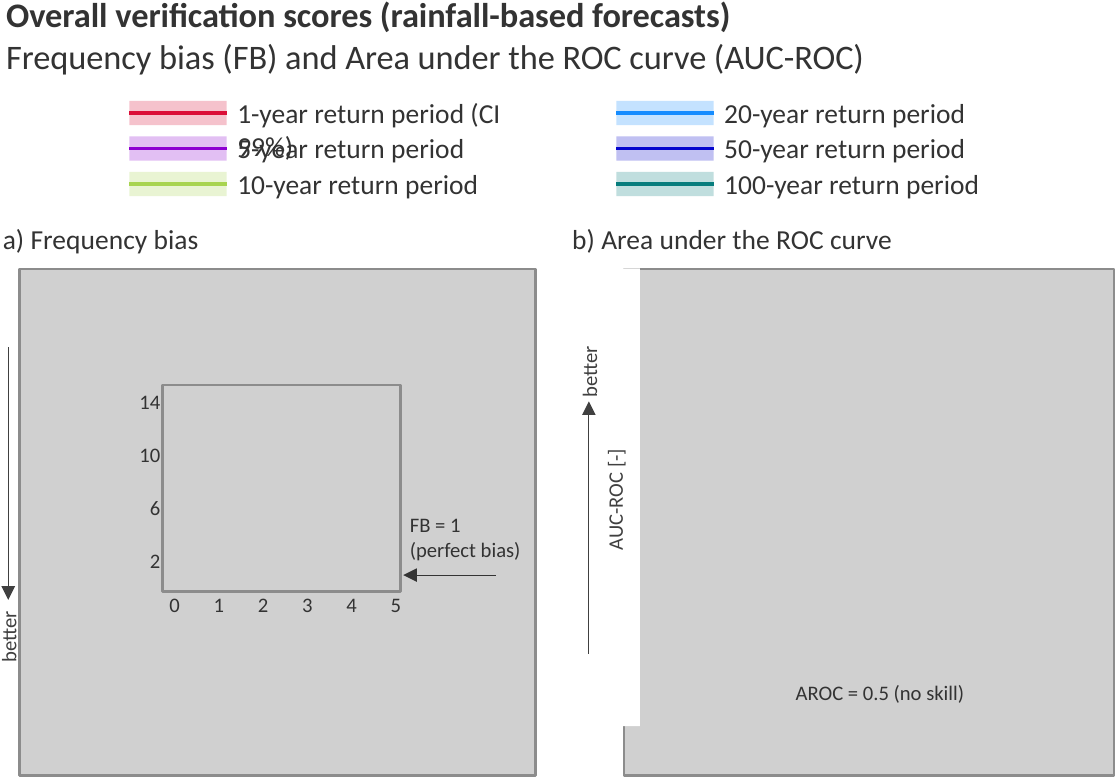
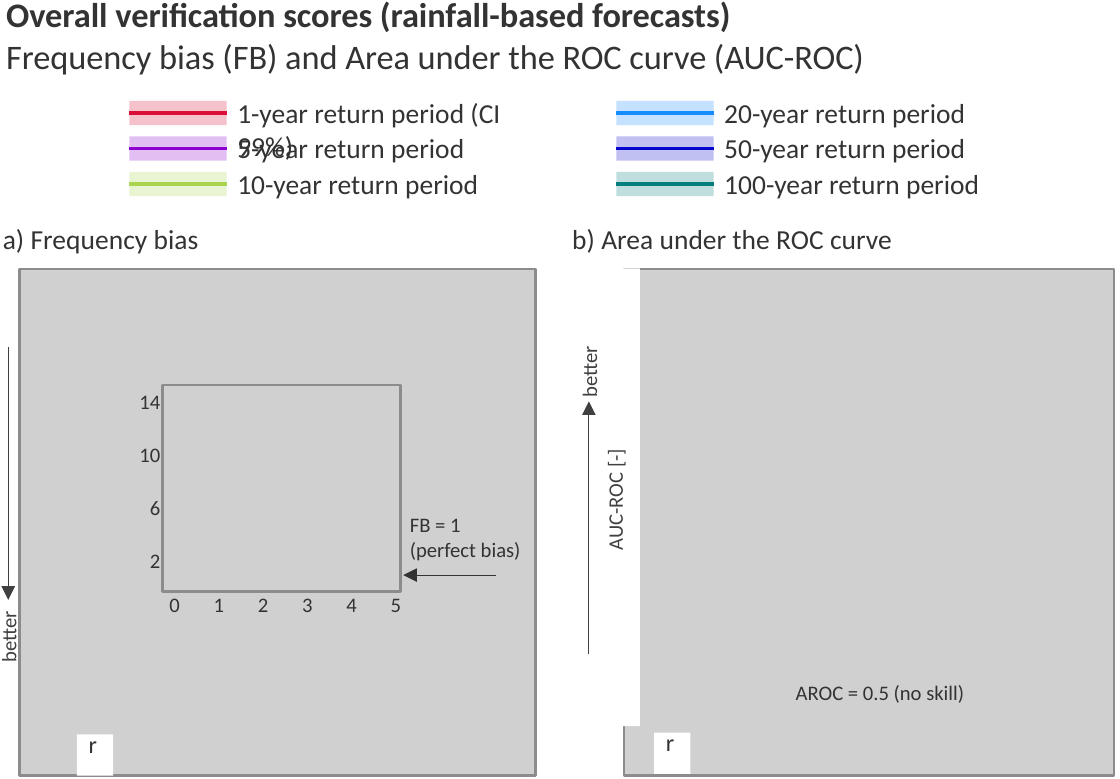
Before and after one commit to FatimaPillosu/thesis, a slide deck: slide 1 of chapter_05/figures/rainfall_based_ff_verif_overall_scores.pptx. Drawn at 1120x779 pixels with LibreOffice and Linux fonts; fonts in the diff are those of the drawing; grey boxes stand for pictures. Boxes give left, top, right and bottom in pixels: in the first picture for what was removed or moved away, otherwise in the second. Text is boxed around its words. In the diff, an @@ line names an element or a change of style, - is before the commit and + after.

```diff
--- a/chapter_05/figures/rainfall_based_ff_verif_overall_scores.pptx
+++ b/chapter_05/figures/rainfall_based_ff_verif_overall_scores.pptx
@@ rectangle added at (77, 734, 114, 776), fill #FFFFFF @@
@@ text added at (89, 732, 97, 753), 7 pt, text #333333 @@
+r
@@ rectangle added at (653, 732, 690, 774), fill #FFFFFF @@
@@ text added at (666, 731, 674, 751), 7 pt, text #333333 @@
+r
```
Also in this commit, not shown: 1 other file.
